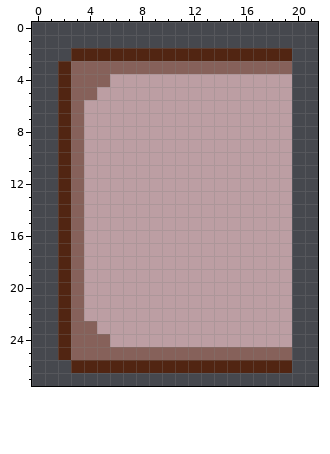
Pixel-art file, stored at world_sprites/shopTab.aseprite. This is how it looked before the edit.
36x29 pixels, 1 frame. Shown: x 0..21, y 0..27.
Once edited:
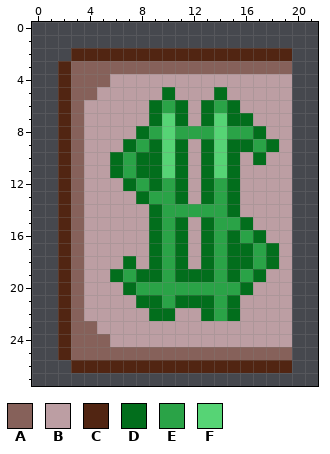
Palette (. is transparent): A #86615a  B #bc9ea3  C #512512  D #026e1c  E #2aa347  F #56d475
The edit:
layer "Layer 3" now shown
Layer "Layer 3":
Colour D replaces colour B in row 5 at x 10 and 14; in row 6 at x 9, 11, 13 and 15; in row 7 at x 9, 11, 13 and 15 to 16; in row 8 at x 8 and 17; in row 9 at x 7, 9, 11, 13, 15 to 16 and 18; in row 10 at x 6, 8 to 9, 11, 13, 15 and 17.
Colour D replaces colour B in row 11 at x 6, 8 to 9, 11, 13 and 15; in row 12 at x 7, 9, 11, 13 and 15; in row 13 at x 8, 11, 13 and 15; in row 14 at x 9 and 15; in row 15 at x 9, 11, 13 and 16; in row 16 at x 9, 11, 13, 15 and 17.
Colour D replaces colour B in row 17 at x 9, 11, 13, 15 to 16 and 18; in row 18 at x 7, 9, 11, 13, 15 to 16 and 18; in row 19 at x 6, 8 to 9, 11 to 13, 15 and 17; in row 20 at x 7 and 16; in row 21 at x 8 to 9, 11 to 13 and 15; in row 22 at x 9 to 10, 13 and 15.
Colour E replaces colour B in row 6 at x 10 and 14; in row 8 at x 9, 11 to 13 and 15 to 16; in row 9 at x 8 and 17; in rows 10 to 11 at x 7; in row 12 at x 8, 10 and 14; in row 13 at x 9 to 10 and 14.
Colour E replaces colour B in row 14 at x 10 to 14; in row 15 at x 10 and 14 to 15; in row 16 at x 10, 14 and 16; in rows 17 to 18 at x 10, 14 and 17; in row 19 at x 7, 10, 14 and 16; in row 20 at x 8 to 15.
Colour E replaces colour B in row 21 at x 10 and 14; in row 22 at x 14.
Colour F replaces colour B in rows 7 to 11 at x 10 and 14.
Where, in picture pixels (left, top, right, bottom), the same in both pictures:
changed: (110, 87, 279, 321)
